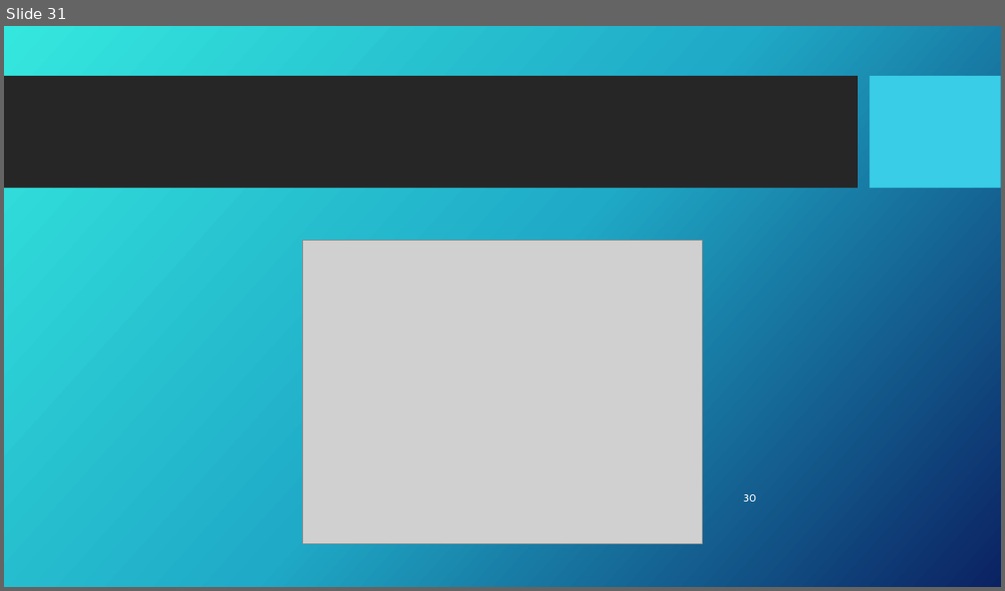
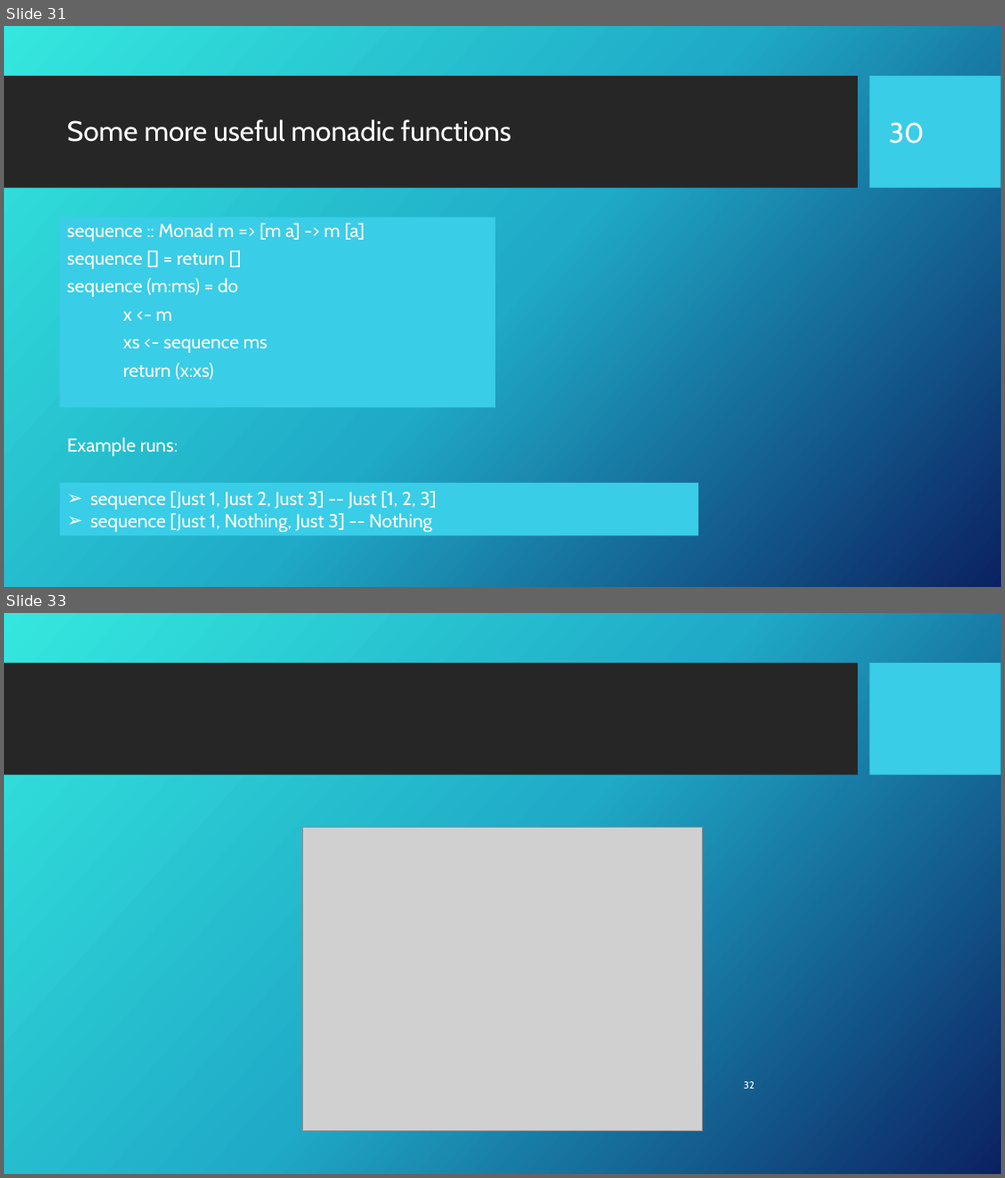
Before and after one commit to Fun-Prog-26/fun-prog-26, a slide deck: topic12-monads/unit-12a-lectures/talk-1/a-monads.pptx. Shown one above the other, each under a label of ours: slide 31 before the commit, slides 31 and 33 after it; the slides between them are not shown. The pictures are 1005x591 and 1005x1178 pixels, drawn with LibreOffice and Linux fonts; fonts in the diff are those of the drawing; grey boxes stand for pictures; background and template pictures are left out. Boxes give left, top, right and bottom in pixels: in the first picture for what was removed or moved away, otherwise in the second. Text is boxed around its words. In the diff, an @@ line names an element or a change of style, - is before the commit and + after.

```diff
--- a/topic12-monads/unit-12a-lectures/talk-1/a-monads.pptx
+++ b/topic12-monads/unit-12a-lectures/talk-1/a-monads.pptx
@@ slide 31 added at [4,26,1001,587], background picture (left out); not listed: 2 template elements that a slide beside it also shows @@
@@ title added at [67,119,511,142], 27 pt, text #FFFFFF @@
+Some more useful monadic functions
@@ page number added at [889,122,924,143], 27 pt, text #FFFFFF @@
+30
@@ text added at [59,217,495,408], fill #39CDE7, 18 pt, text #FFFFFF @@
+sequence :: Monad m => [m a] -> m [a]
+sequence [] = return []
+sequence (m:ms) = do
+x <- m
+xs <- sequence ms
+return (x:xs)
@@ text added at [67,437,178,456], 18 pt, text #FFFFFF @@
+Example runs:
@@ rectangle added at [59,483,698,536], fill #39CDE7, 18 pt, text #FFFFFF @@
+➢ sequence [Just 1, Just 2, Just 3] -- Just [1, 2, 3]
+➢ sequence [Just 1, Nothing, Just 3] -- Nothing
@@ what was slide 31 is now slide 33 @@
@@ page number at [744,1081,754,1088]: text changed @@
-30
+32
```
Also in this commit, not shown: 1 other slide added, 16 other files.
